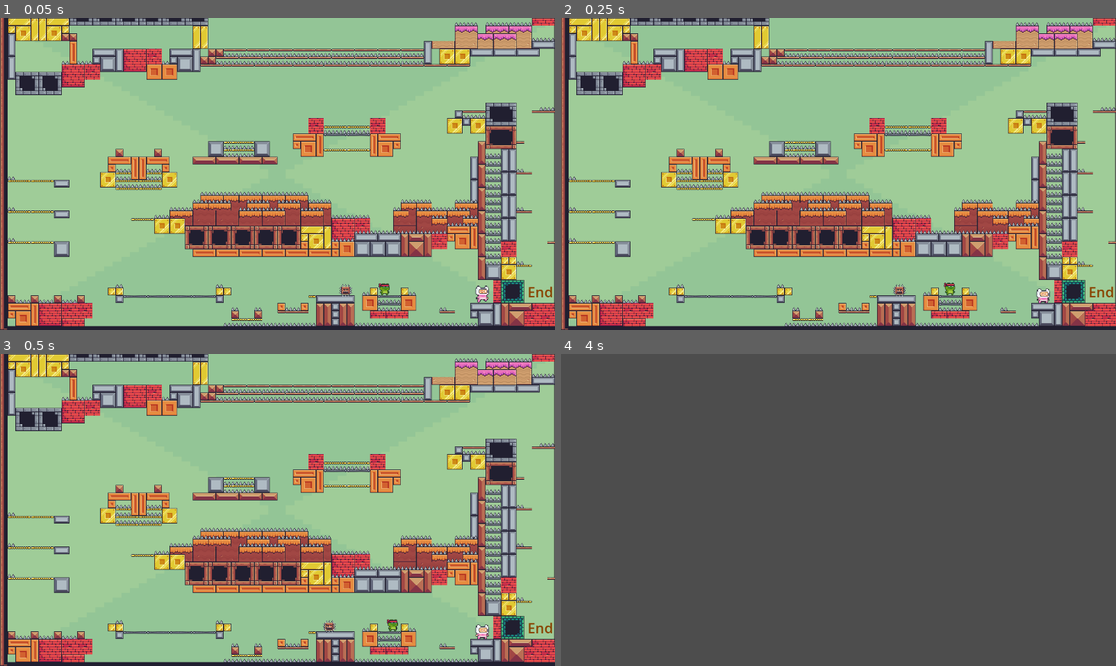
Above: before the commit, frames 1-4 (two rows, left to right).
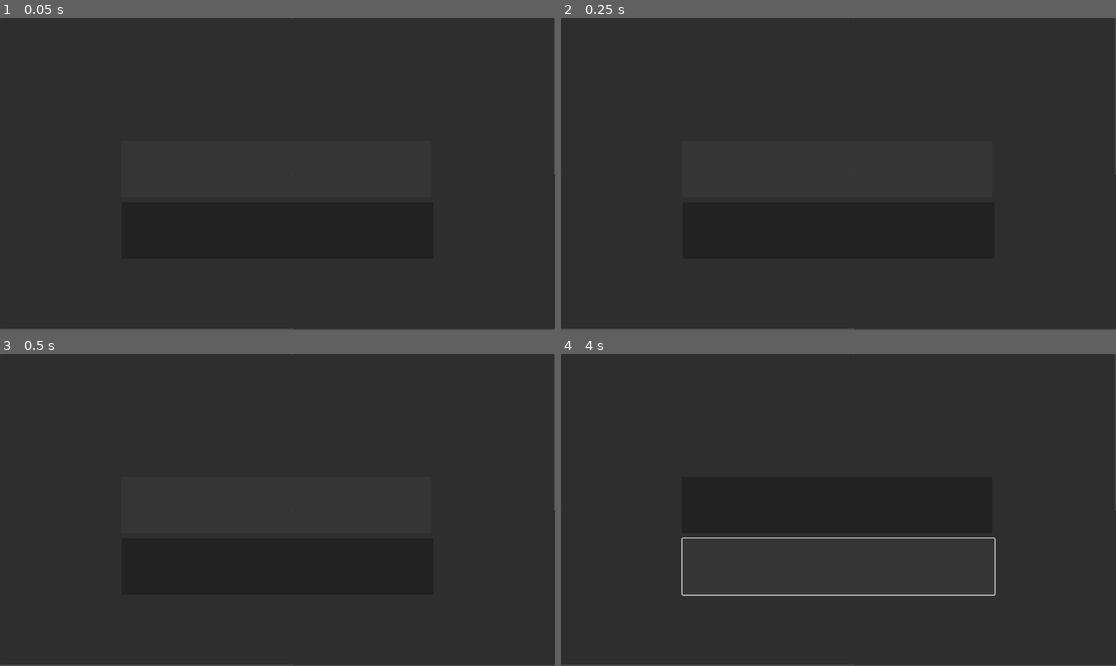
Above: after the commit, the same moments.

Repository: Miguella297/Pinktune
Game: Godot game, scene res://bonus3.tscn
Two runs of this game, one before a commit and one after it. Both use one fixed random seed, a clock stepped at 60 frames per second and the inputs below. This scene is started directly instead of the project's main scene.
Inputs (mouse positions are in pixels of both pictures, inside the frame that each line leads up to):
- Up to frame 1 (0.05 s): no input
- Up to frame 2 (0.25 s): no input
- Up to frame 3 (0.5 s): no input
- Up to frame 4 (4 s): click (838, 503) at 0.52 s; click (838, 566) at 1.27 s; tap Enter (ui_accept) at 2, 2.27, 3.02 s; hold Right (ui_right) 2.03-3.53 s; tap Alt at 2.1, 3.6 s; tap Shift at 2.85 s; hold Left (ui_left) from 3.53 s (still down)

The runs differ from the first frame. In frame 1, 94% of the frame differs, in the area x 0-100%, y 0-100%; in frame 2, 94%; in frame 3, 94%; in frame 4, 89%.

Commit message:
making deathscene for bonuslevel3

Diff:
--- a/Deathscene16.tscn
+++ b/Deathscene16.tscn
@@ -1,3 +1,36 @@
 [gd_scene format=3 uid="uid://5ww6b2xrhk3t"]
 
 [node name="Node2D" type="Node2D"]
+
+[node name="Panel" type="Panel" parent="."]
+offset_right = 607.0
+offset_bottom = 325.0
+
+[node name="Panel2" type="Panel" parent="."]
+offset_left = -2.0
+offset_top = 325.0
+offset_right = 607.0
+offset_bottom = 645.0
+
+[node name="Panel3" type="Panel" parent="."]
+offset_left = 607.0
+offset_right = 1150.0
+offset_bottom = 324.0
+
+[node name="Panel4" type="Panel" parent="."]
+offset_left = 607.0
+offset_top = 324.0
+offset_right = 1152.0
+offset_bottom = 646.0
+
+[node name="Button" type="Button" parent="."]
+offset_left = 251.0
+offset_top = 255.0
+offset_right = 895.0
+offset_bottom = 372.0
+
+[node name="Button2" type="Button" parent="."]
+offset_left = 252.0
+offset_top = 383.0
+offset_right = 900.0
+offset_bottom = 500.0
--- a/Thank you.tscn
+++ b/Thank you.tscn
@@ -142,7 +142,7 @@
 theme_override_colors/font_color = Color(1.44392e-06, 0.879945, 0.21353, 1)
 theme_override_fonts/font = ExtResource("7_oc5sg")
 theme_override_font_sizes/font_size = 29
-text = "Congradulations! You have completed the main levels of Pinktune!
+text = "Congratulations! You have completed the main levels of Pinktune!
 I thank you for playing my game! From here, you can either return
 to the main menu, or try our bonus levels!"
 
--- /dev/null
+++ b/area_2d_16+10.gd
@@ -0,0 +1,17 @@
+extends Area2D
+
+# Path to the new scene you want to load
+@export var target_scene_path : String = "res://Deathscene16.tscn"
+
+func _ready():
+	# Connect the signal (if not already connected in the editor)
+	connect("body_entered", _on_body_entered)
+
+func _on_body_entered(body):
+	# Check if the body is in your player (assuming its a Kinematicbody2D or a Characterbody2D)
+
+	if body.is_in_group("player"):
+		call_deferred("_fix")
+
+func _fix():
+	get_tree().change_scene_to_file(target_scene_path)
--- /dev/null
+++ b/area_2d_6+11.gd
@@ -0,0 +1,17 @@
+extends Area2D
+
+# Path to the new scene you want to load
+@export var target_scene_path : String = "res://Deathscene16.tscn"
+
+func _ready():
+	# Connect the signal (if not already connected in the editor)
+	connect("body_entered", _on_body_entered)
+
+func _on_body_entered(body):
+	# Check if the body is in your player (assuming its a Kinematicbody2D or a Characterbody2D)
+
+	if body.is_in_group("Player"):
+		call_deferred("_fix")
+
+func _fix():
+	get_tree().change_scene_to_file(target_scene_path)
--- a/bonus3.tscn
+++ b/bonus3.tscn
@@ -636,3 +636,5 @@
 theme_override_colors/font_color = Color(0.538158, 0.260855, 0, 1)
 theme_override_font_sizes/font_size = 29
 text = "End"
+
+[node name="Node2D" parent="Label" instance=ExtResource("11_d8rq2")]
--- a/bonus_levels.tscn
+++ b/bonus_levels.tscn
@@ -146,10 +146,10 @@
 theme_override_colors/font_color = Color(0.654164, 0.0642274, 0.410673, 1)
 theme_override_colors/font_focus_color = Color(0.612385, 0.0602615, 0.33175, 1)
 theme_override_colors/font_pressed_color = Color(0.666453, 0.101107, 0.399306, 1)
-theme_override_font_sizes/font_size = 25
+theme_override_font_sizes/font_size = 28
 theme_override_styles/hover = SubResource("StyleBoxFlat_f8h1h")
 theme_override_styles/normal = SubResource("StyleBoxFlat_ga3if")
-text = "Bonus level 3: Where is the love - Black eyed peas"
+text = "Bonus level3: All eyes on me dropbeat-Jisoo"
 
 [connection signal="pressed" from="Button" to="." method="_on_button_pressed"]
 [connection signal="pressed" from="Button2" to="." method="_on_button_2_pressed"]
--- a/enemy27.tscn
+++ b/enemy27.tscn
@@ -1,9 +1,13 @@
-[gd_scene load_steps=31 format=3 uid="uid://dmlgaot1q3tap"]
+[gd_scene load_steps=57 format=3 uid="uid://dmlgaot1q3tap"]
 
 [ext_resource type="Texture2D" uid="uid://b2nqo0fsc2cwm" path="res://Main Characters/Ninja Frog/Idle (32x32).png" id="1_52rh5"]
 [ext_resource type="Script" uid="uid://dgraf4m6h7n05" path="res://area_2d_16+8.gd" id="2_gms0k"]
 [ext_resource type="Texture2D" uid="uid://byitgs6gx1gld" path="res://Bottom Hit (54x52).png" id="3_u8h8m"]
 [ext_resource type="Script" uid="uid://bosfdu1mu04wu" path="res://area_2d_16+9.gd" id="4_ej8v2"]
+[ext_resource type="Texture2D" uid="uid://du6axlls2vs3i" path="res://On (38x38).png" id="5_mhhuf"]
+[ext_resource type="Script" uid="uid://ctefxgt7osev7" path="res://area_2d_16+10.gd" id="6_rbrsr"]
+[ext_resource type="Texture2D" uid="uid://ck4lwfj0vso1c" path="res://Blink (54x52).png" id="7_wv4rj"]
+[ext_resource type="Script" uid="uid://qsiwuc27fmkd" path="res://area_2d_6+11.gd" id="8_t7drp"]
 
 [sub_resource type="AtlasTexture" id="AtlasTexture_gms0k"]
 atlas = ExtResource("1_52rh5")
@@ -211,6 +215,188 @@
 &"new_animation_2": SubResource("Animation_ej8v2")
 }
 
+[sub_resource type="AtlasTexture" id="AtlasTexture_wppp5"]
+atlas = ExtResource("5_mhhuf")
+region = Rect2(266, 0, 38, 38)
+
+[sub_resource type="AtlasTexture" id="AtlasTexture_i4gtq"]
+atlas = ExtResource("5_mhhuf")
+region = Rect2(228, 0, 38, 38)
+
+[sub_resource type="AtlasTexture" id="AtlasTexture_7ttmv"]
+atlas = ExtResource("5_mhhuf")
+region = Rect2(190, 0, 38, 38)
+
+[sub_resource type="AtlasTexture" id="AtlasTexture_kni62"]
+atlas = ExtResource("5_mhhuf")
+region = Rect2(152, 0, 38, 38)
+
+[sub_resource type="AtlasTexture" id="AtlasTexture_muxrj"]
+atlas = ExtResource("5_mhhuf")
+region = Rect2(114, 0, 38, 38)
+
+[sub_resource type="AtlasTexture" id="AtlasTexture_hj2sc"]
+atlas = ExtResource("5_mhhuf")
+region = Rect2(76, 0, 38, 38)
+
+[sub_resource type="AtlasTexture" id="AtlasTexture_5pvud"]
+atlas = ExtResource("5_mhhuf")
+region = Rect2(38, 0, 38, 38)
+
+[sub_resource type="AtlasTexture" id="AtlasTexture_b0j8c"]
+atlas = ExtResource("5_mhhuf")
+region = Rect2(0, 0, 38, 38)
+
+[sub_resource type="SpriteFrames" id="SpriteFrames_fjs6q"]
+animations = [{
+"frames": [{
+"duration": 1.0,
+"texture": SubResource("AtlasTexture_wppp5")
+}, {
+"duration": 1.0,
+"texture": SubResource("AtlasTexture_i4gtq")
+}, {
+"duration": 1.0,
+"texture": SubResource("AtlasTexture_7ttmv")
+}, {
+"duration": 1.0,
+"texture": SubResource("AtlasTexture_kni62")
+}, {
+"duration": 1.0,
+"texture": SubResource("AtlasTexture_muxrj")
+}, {
+"duration": 1.0,
+"texture": SubResource("AtlasTexture_hj2sc")
+}, {
+"duration": 1.0,
+"texture": SubResource("AtlasTexture_5pvud")
+}, {
+"duration": 1.0,
+"texture": SubResource("AtlasTexture_b0j8c")
+}],
+"loop": true,
+"name": &"default",
+"speed": 40.0
+}]
+
+[sub_resource type="CircleShape2D" id="CircleShape2D_mhhuf"]
+radius = 19.8233
+
+[sub_resource type="Animation" id="Animation_tgh4q"]
+resource_name = "spall"
+length = 3.0
+loop_mode = 1
+tracks/0/type = "value"
+tracks/0/imported = false
+tracks/0/enabled = true
+tracks/0/path = NodePath("../AnimatedSprite2D3:position")
+tracks/0/interp = 1
+tracks/0/loop_wrap = true
+tracks/0/keys = {
+"times": PackedFloat32Array(0, 1.5, 3),
+"transitions": PackedFloat32Array(1, 1, 1),
+"update": 0,
+"values": [Vector2(-365, 5), Vector2(-524, 5), Vector2(-365, 5)]
+}
+
+[sub_resource type="Animation" id="Animation_rbrsr"]
+length = 0.001
+tracks/0/type = "value"
+tracks/0/imported = false
+tracks/0/enabled = true
+tracks/0/path = NodePath("../AnimatedSprite2D3:position")
+tracks/0/interp = 1
+tracks/0/loop_wrap = true
+tracks/0/keys = {
+"times": PackedFloat32Array(0),
+"transitions": PackedFloat32Array(1),
+"update": 0,
+"values": [Vector2(-365, 5)]
+}
+
+[sub_resource type="AnimationLibrary" id="AnimationLibrary_5tinr"]
+_data = {
+&"RESET": SubResource("Animation_rbrsr"),
+&"spall": SubResource("Animation_tgh4q")
+}
+
+[sub_resource type="AtlasTexture" id="AtlasTexture_fjs6q"]
+atlas = ExtResource("7_wv4rj")
+region = Rect2(0, 0, 54, 52)
+
+[sub_resource type="AtlasTexture" id="AtlasTexture_tgh4q"]
+atlas = ExtResource("7_wv4rj")
+region = Rect2(108, 0, 54, 52)
+
+[sub_resource type="AtlasTexture" id="AtlasTexture_5tinr"]
+atlas = ExtResource("7_wv4rj")
+region = Rect2(54, 0, 54, 52)
+
+[sub_resource type="AtlasTexture" id="AtlasTexture_umlf6"]
+atlas = ExtResource("7_wv4rj")
+region = Rect2(162, 0, 54, 52)
+
+[sub_resource type="SpriteFrames" id="SpriteFrames_wlcwp"]
+animations = [{
+"frames": [{
+"duration": 1.0,
+"texture": SubResource("AtlasTexture_fjs6q")
+}, {
+"duration": 1.0,
+"texture": SubResource("AtlasTexture_tgh4q")
+}, {
+"duration": 1.0,
+"texture": SubResource("AtlasTexture_5tinr")
+}, {
+"duration": 1.0,
+"texture": SubResource("AtlasTexture_umlf6")
+}],
+"loop": true,
+"name": &"default",
+"speed": 5.0
+}]
+
+[sub_resource type="RectangleShape2D" id="RectangleShape2D_wv4rj"]
+size = Vector2(42.2714, 42.4857)
+
+[sub_resource type="Animation" id="Animation_wv4rj"]
+resource_name = "pork"
+length = 4.0
+loop_mode = 1
+tracks/0/type = "value"
+tracks/0/imported = false
+tracks/0/enabled = true
+tracks/0/path = NodePath("../AnimatedSprite2D4:position")
+tracks/0/interp = 1
+tracks/0/loop_wrap = true
+tracks/0/keys = {
+"times": PackedFloat32Array(0, 2, 4),
+"transitions": PackedFloat32Array(1, 1, 1),
+"update": 0,
+"values": [Vector2(-511.382, 49.7895), Vector2(-365, 49.789), Vector2(-511.382, 49.7895)]
+}
+
+[sub_resource type="Animation" id="Animation_t7drp"]
+length = 0.001
+tracks/0/type = "value"
+tracks/0/imported = false
+tracks/0/enabled = true
+tracks/0/path = NodePath("../AnimatedSprite2D4:position")
+tracks/0/interp = 1
+tracks/0/loop_wrap = true
+tracks/0/keys = {
+"times": PackedFloat32Array(0),
+"transitions": PackedFloat32Array(1),
+"update": 0,
+"values": [Vector2(-511.382, 49.7895)]
+}
+
+[sub_resource type="AnimationLibrary" id="AnimationLibrary_q40w0"]
+_data = {
+&"RESET": SubResource("Animation_t7drp"),
+&"pork": SubResource("Animation_wv4rj")
+}
+
 [node name="Node2D" type="Node2D"]
 
 [node name="AnimatedSprite2D" type="AnimatedSprite2D" parent="."]
@@ -242,13 +428,14 @@
 position = Vector2(-75, 5)
 scale = Vector2(0.537037, 0.653846)
 sprite_frames = SubResource("SpriteFrames_wppp5")
+autoplay = "default"
 frame_progress = 0.975086
 
 [node name="Area2D16+9" type="Area2D" parent="AnimatedSprite2D2"]
 script = ExtResource("4_ej8v2")
 
 [node name="CollisionShape2D" type="CollisionShape2D" parent="AnimatedSprite2D2/Area2D16+9"]
-position = Vector2(0.758636, 1.52941)
+position = Vector2(-2.66166e-06, 3.05882)
 shape = SubResource("RectangleShape2D_u8h8m")
 
 [node name="Marker2D2" type="Marker2D" parent="."]
@@ -259,3 +446,55 @@
 &"": SubResource("AnimationLibrary_rbrsr")
 }
 autoplay = "new_animation_2"
+
+[node name="AnimatedSprite2D3" type="AnimatedSprite2D" parent="."]
+texture_filter = 1
+position = Vector2(-365, 5)
+scale = Vector2(0.657895, 0.631579)
+sprite_frames = SubResource("SpriteFrames_fjs6q")
+autoplay = "default"
+frame = 4
+frame_progress = 0.712554
+
+[node name="Area2D16+10" type="Area2D" parent="AnimatedSprite2D3"]
+script = ExtResource("6_rbrsr")
+
+[node name="CollisionShape2D" type="CollisionShape2D" parent="AnimatedSprite2D3/Area2D16+10"]
+shape = SubResource("CircleShape2D_mhhuf")
+
+[node name="Marker2D3" type="Marker2D" parent="."]
+position = Vector2(-524, 5)
+
+[node name="AnimationPlayer3" type="AnimationPlayer" parent="."]
+root_node = NodePath("../Marker2D3")
+libraries = {
+&"": SubResource("AnimationLibrary_5tinr")
+}
+autoplay = "spall"
+
+[node name="AnimatedSprite2D4" type="AnimatedSprite2D" parent="."]
+texture_filter = 1
+position = Vector2(-511.382, 49.7895)
+scale = Vector2(1.08821, 1.2004)
+sprite_frames = SubResource("SpriteFrames_wlcwp")
+autoplay = "default"
+frame = 1
+frame_progress = 0.403206
+
+[node name="Area2D6+11" type="Area2D" parent="AnimatedSprite2D4"]
+script = ExtResource("8_t7drp")
+
+[node name="CollisionShape2D" type="CollisionShape2D" parent="AnimatedSprite2D4/Area2D6+11"]
+position = Vector2(0.350629, 0.175378)
+shape = SubResource("RectangleShape2D_wv4rj")
+
+[node name="Marker2D4" type="Marker2D" parent="."]
+position = Vector2(-365, 50)
+scale = Vector2(0.657895, 0.631579)
+
+[node name="AnimationPlayer4" type="AnimationPlayer" parent="."]
+root_node = NodePath("../Marker2D4")
+libraries = {
+&"": SubResource("AnimationLibrary_q40w0")
+}
+autoplay = "pork"
Not shown, added: area_2d_16+10.gd.uid
Not shown, added: area_2d_6+11.gd.uid
